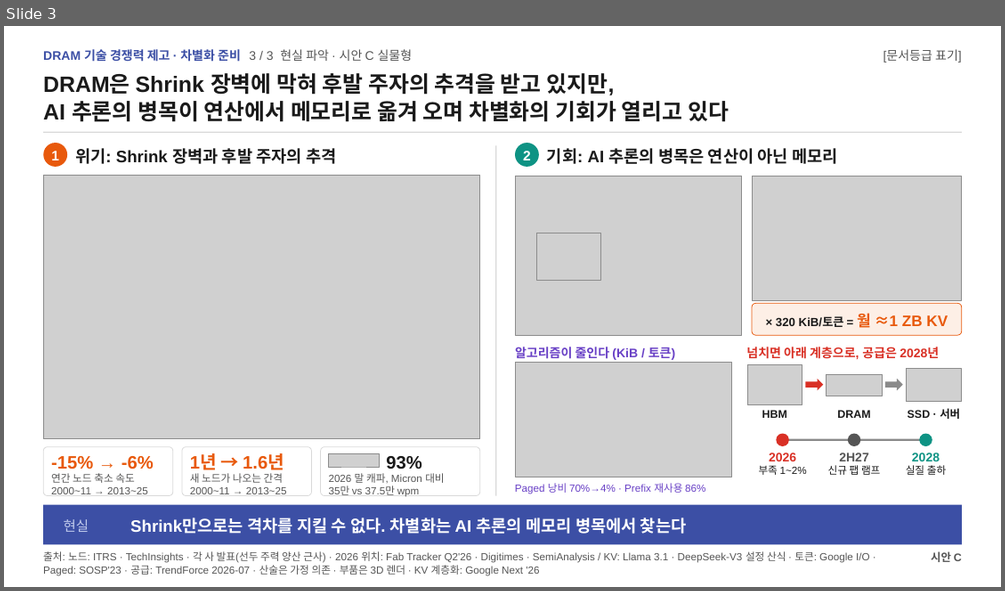
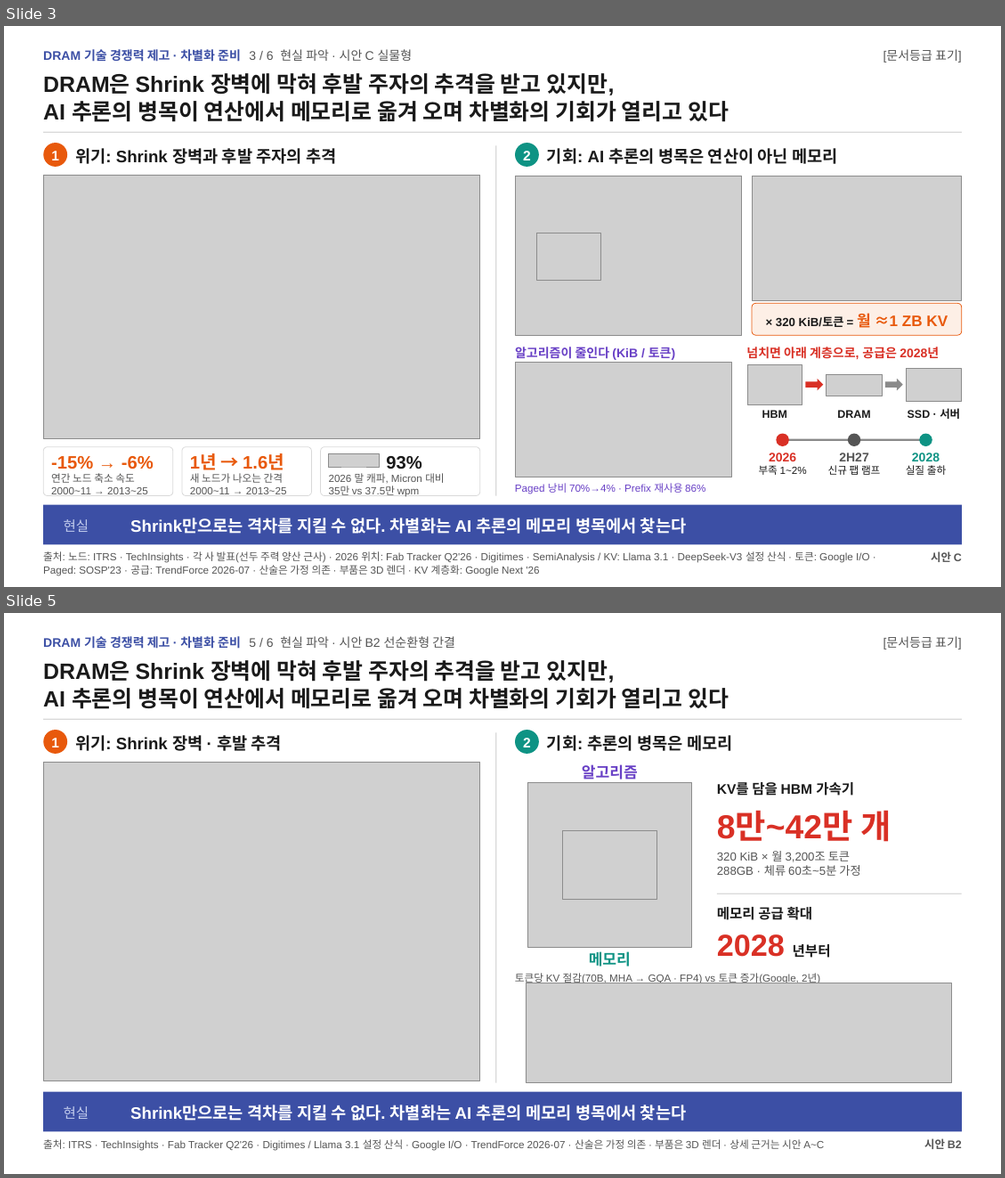
Before and after one commit to k31001/action-learning, a slide deck: dashboard/public/presentations/dram-reality-options.pptx. Shown one above the other, each under a label of ours: slide 3 before the commit, slides 3 and 5 after it; the slides between them are not shown. The pictures are 1005x591 and 1005x1178 pixels, drawn with LibreOffice and Linux fonts; fonts in the diff are those of the drawing; grey boxes stand for pictures. Boxes give left, top, right and bottom in pixels: in the first picture for what was removed or moved away, otherwise in the second. Text is boxed around its words. In the diff, an @@ line names an element or a change of style, - is before the commit and + after.

```diff
--- a/dashboard/public/presentations/dram-reality-options.pptx
+++ b/dashboard/public/presentations/dram-reality-options.pptx
@@ slide 5 added at bbox=[4, 613, 1001, 1174], background #FFFFFF @@
@@ text added at bbox=[43, 636, 455, 649], 18 pt, text #555555 @@
+DRAM 기술 경쟁력 제고 · 차별화 준비 5 / 6 현실 파악 · 시안 B2 선순환형 간결
@@ text added at bbox=[883, 636, 962, 649], 18 pt, text #555555 @@
+[문서등급 표기]
@@ text added at bbox=[43, 660, 728, 709], 32 pt, text #1A1A1A, bold @@
+DRAM은 Shrink 장벽에 막혀 후발 주자의 추격을 받고 있지만,
+AI 추론의 병목이 연산에서 메모리로 옮겨 오며 차별화의 기회가 열리고 있다
@@ rectangle added at bbox=[43, 719, 962, 720], fill #D9D9D9 @@
@@ ellipse added at bbox=[43, 730, 67, 754], fill #E8590C @@
@@ text added at bbox=[51, 738, 59, 747], 20 pt, text #FFFFFF, bold @@
+1
@@ text added at bbox=[75, 735, 282, 751], 24 pt, text #1A1A1A, bold @@
+위기: Shrink 장벽 · 후발 추격
@@ rectangle added at bbox=[495, 732, 496, 1083], fill #D9D9D9 @@
@@ ellipse added at bbox=[515, 730, 539, 754], fill #0E9384 @@
@@ text added at bbox=[523, 738, 531, 747], 20 pt, text #FFFFFF, bold @@
+2
@@ text added at bbox=[547, 735, 733, 751], 24 pt, text #1A1A1A, bold @@
+기회: 추론의 병목은 메모리
@@ picture added at bbox=[43, 762, 480, 1080] @@
@@ text added at bbox=[582, 764, 638, 783], 22 pt, text #6941C6, bold @@
+알고리즘
@@ picture added at bbox=[527, 782, 692, 947] @@
@@ text added at bbox=[717, 782, 854, 796], 20 pt, text #1A1A1A, bold @@
+KV를 담을 HBM 가속기
@@ text added at bbox=[717, 810, 890, 842], 48 pt, text #D93025, bold @@
+8만~42만 개
@@ picture added at bbox=[562, 830, 657, 900] @@
@@ text added at bbox=[717, 851, 860, 876], 17 pt, text #555555 @@
+320 KiB × 월 3,200조 토큰
+288GB · 체류 60초~5분 가정
@@ rectangle added at bbox=[717, 893, 962, 894], fill #D9D9D9 @@
@@ text added at bbox=[717, 907, 813, 920], 20 pt, text #1A1A1A, bold @@
+메모리 공급 확대
@@ text added at bbox=[589, 951, 631, 966], 22 pt, text #0E9384, bold @@
+메모리
@@ text added at bbox=[717, 934, 831, 957], 44 pt, text #D93025, bold @@
+2028 년부터
@@ text added at bbox=[515, 973, 820, 985], 15 pt, text #555555 @@
+토큰당 KV 절감(70B, MHA → GQA · FP4) vs 토큰 증가(Google, 2년)
@@ picture added at bbox=[526, 983, 950, 1083] @@
@@ rectangle added at bbox=[43, 1092, 962, 1131], fill #3C4FA5 @@
@@ text added at bbox=[64, 1106, 89, 1119], 20 pt, text #C0CAEC @@
+현실
@@ text added at bbox=[130, 1104, 687, 1120], 24 pt, text #FFFFFF, bold @@
+Shrink만으로는 격차를 지킬 수 없다. 차별화는 AI 추론의 메모리 병목에서 찾는다
@@ text added at bbox=[43, 1139, 824, 1150], 15 pt, text #555555 @@
+출처: ITRS · TechInsights · Fab Tracker Q2'26 · Digitimes / Llama 3.1 설정 산식 · Google I/O · TrendForce 2026-07 · 산술은 가정 의존 · 부품은 3D 렌더 · 상세 근거는 시안 A~C
@@ text added at bbox=[924, 1138, 962, 1149], 16 pt, text #555555, bold @@
+시안 B2
@@ slide 3 changed as well @@
@@ text at bbox=[43, 49, 413, 62]: text changed @@
-DRAM 기술 경쟁력 제고 · 차별화 준비 3 / 3 현실 파악 · 시안 C 실물형
+DRAM 기술 경쟁력 제고 · 차별화 준비 3 / 6 현실 파악 · 시안 C 실물형
```
Also in this commit, not shown: 2 other slides changed, 2 other slides added, 24 other files.
